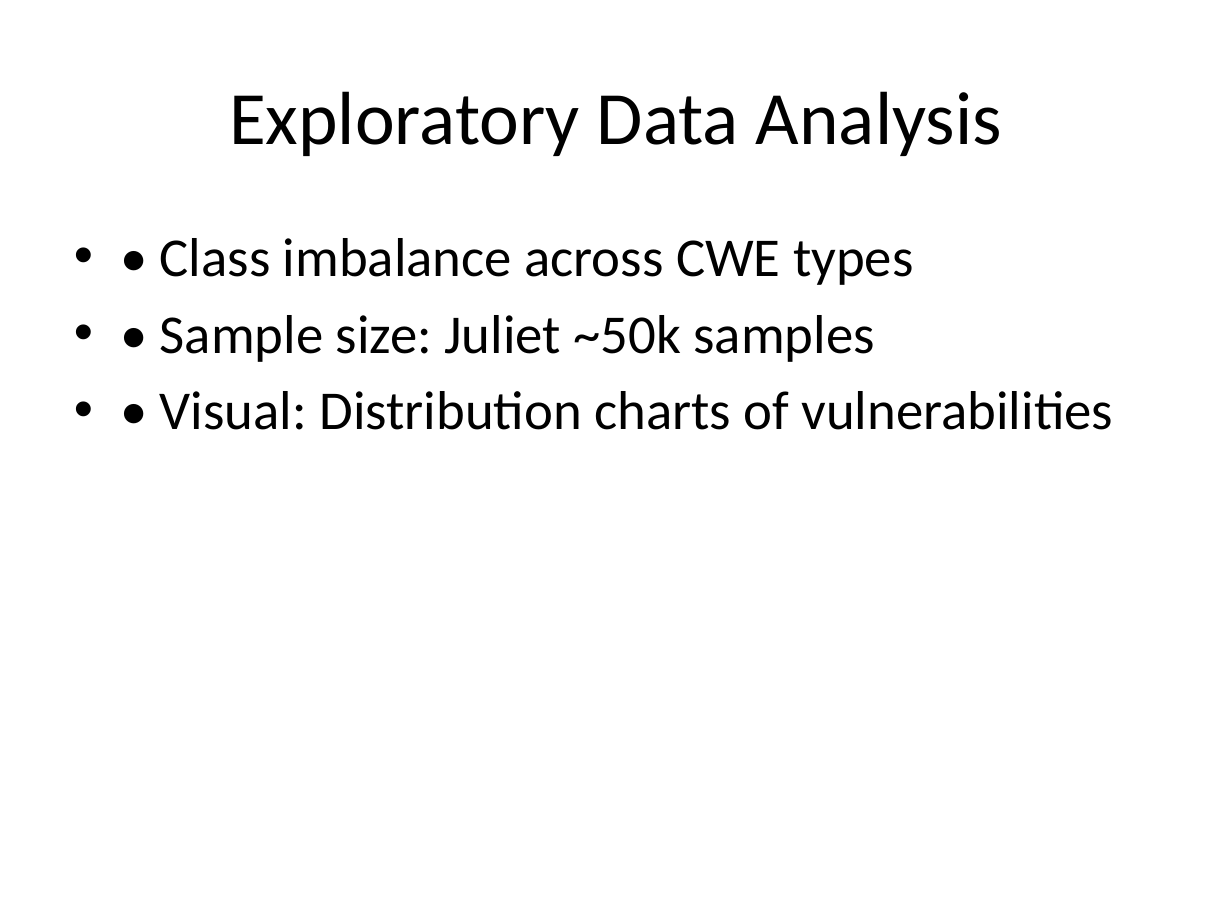
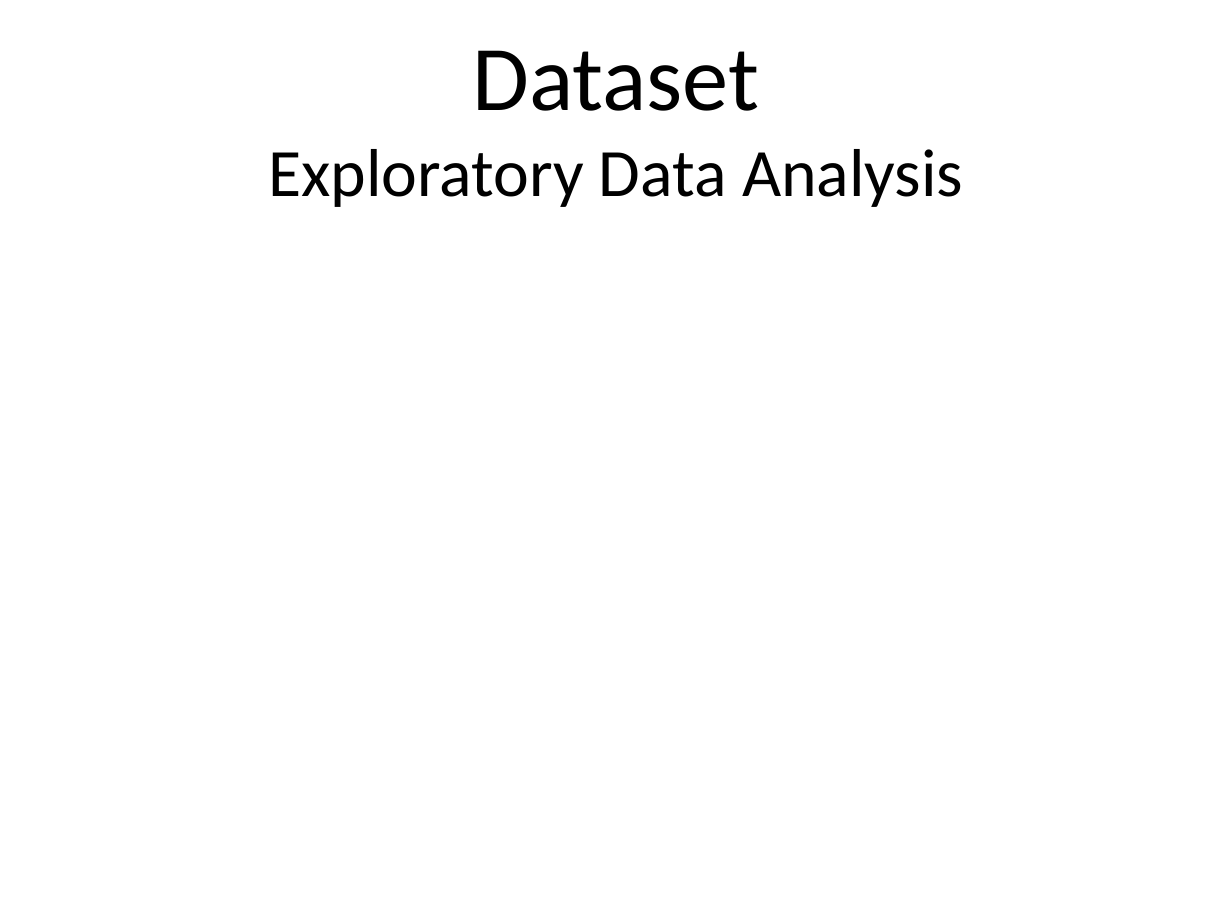
Before and after one commit to TaviFurdui/detecting-vulnerabilities-using-ml, a slide deck: slide 8 of Presentation.pptx (slide 7 before the commit). Drawn at 1232x924 pixels with LibreOffice and Linux fonts; fonts in the diff are those of the drawing. Boxes give left, top, right and bottom in pixels: in the first picture for what was removed or moved away, otherwise in the second. Text is boxed around its words. In the diff, an @@ line names an element or a change of style, - is before the commit and + after.

Commit message:
Add pptx slides

```diff
--- a/Presentation.pptx
+++ b/Presentation.pptx
@@ title at <box>268,50,963,207</box>: text changed; size 44 to 39.6 pt @@
-Exploratory Data Analysis
+Dataset
+Exploratory Data Analysis
@@ text removed at <box>160,238,1113,430</box> @@
-• • Class imbalance across CWE types
-• • Sample size: Juliet ~50k samples
-• • Visual: Distribution charts of vulnerabilities
```
Also in this commit, not shown: 1 other slide changed, 4 slides added, 4 slides removed.
